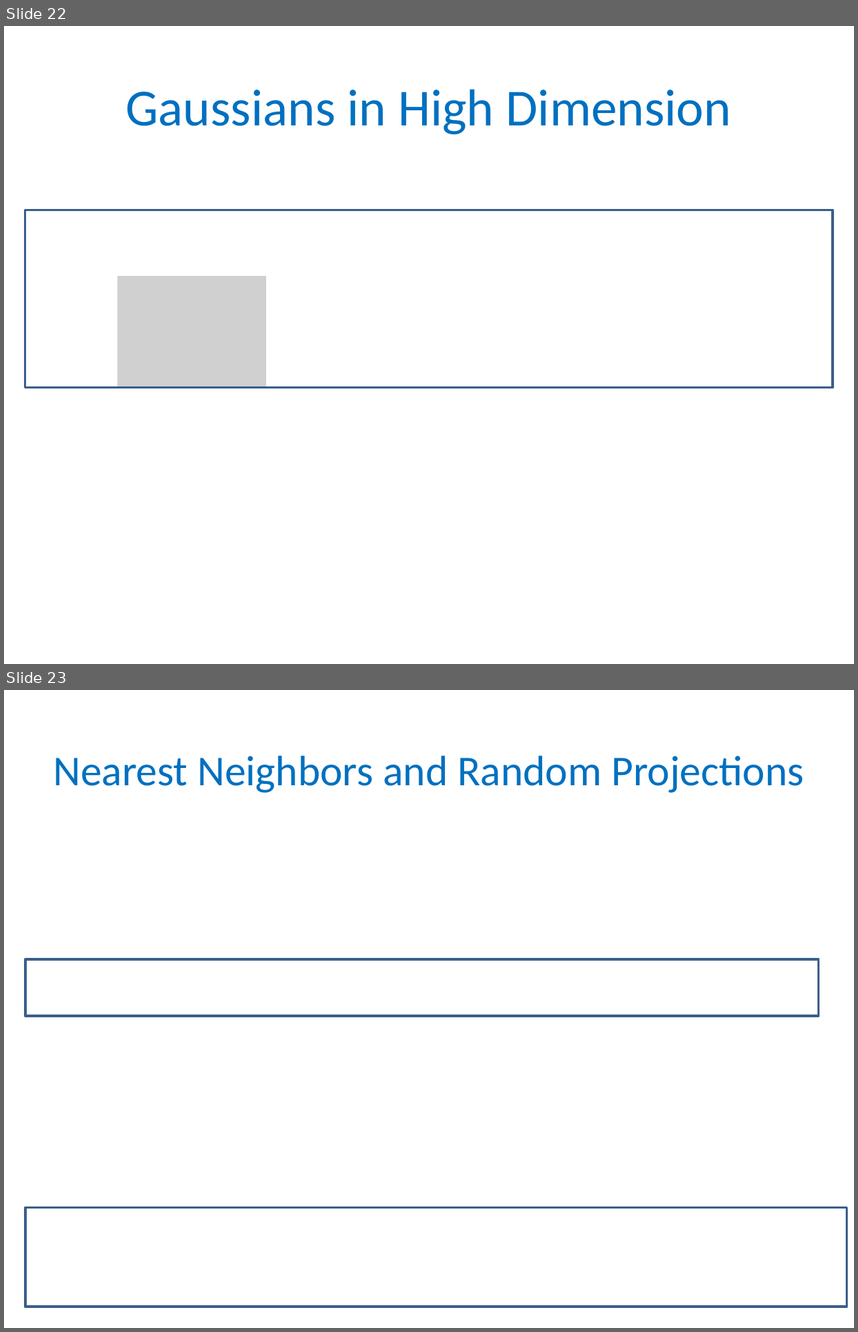
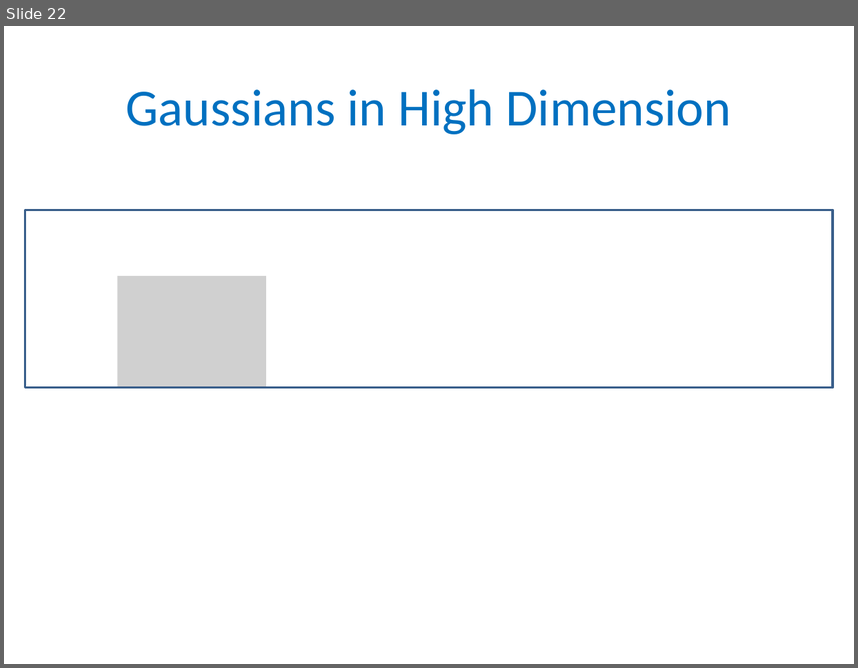
Before and after one commit to gyaroslavtsev/gyaroslavtsev.github.io, a slide deck: b609/lec02.pptx. Shown one above the other, each under a label of ours: slides 22 and 23 before the commit, slide 22 after it. The pictures are 858x1332 and 858x668 pixels, drawn with LibreOffice and Linux fonts; fonts in the diff are those of the drawing; grey boxes stand for pictures. Boxes give left, top, right and bottom in pixels: in the first picture for what was removed or moved away, otherwise in the second. Text is boxed around its words. In the diff, an @@ line names an element or a change of style, - is before the commit and + after.

```diff
--- a/b609/lec02.pptx
+++ b/b609/lec02.pptx
@@ slide 23 removed at [4, 690, 854, 1328], background #FFFFFF @@
@@ title removed at [53, 756, 804, 793] @@
-Nearest Neighbors and Random Projections
@@ rectangle removed at [25, 960, 818, 1016] @@
@@ rectangle removed at [25, 1207, 847, 1306] @@
```
Also in this commit, not shown: 1 slide changed, 2 other slides removed, 8 other files.
